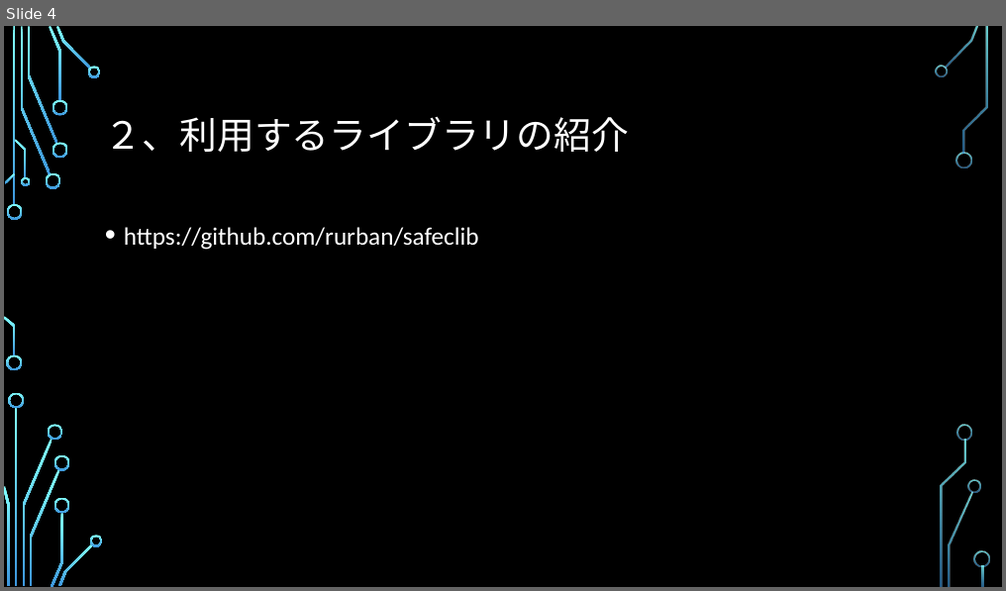
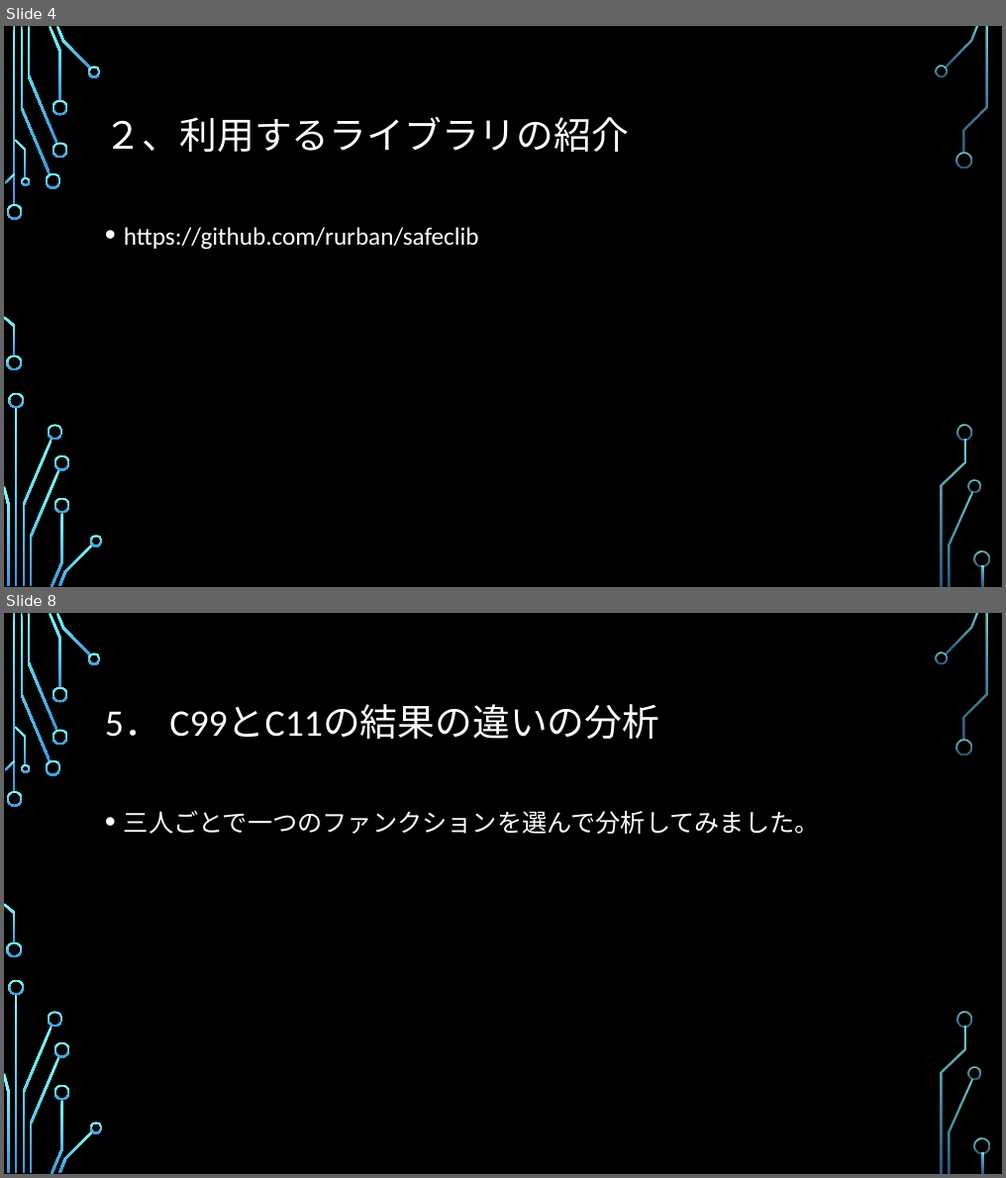
Before and after one commit to a1852rw/aiit_004_SecurePrograming, a slide deck: 003_documents/グループ２発表資料.pptx. Shown one above the other, each under a label of ours: slide 4 before the commit, slides 4 and 8 after it; the slides between them are not shown. The pictures are 1006x591 and 1006x1178 pixels, drawn with LibreOffice and Linux fonts; fonts in the diff are those of the drawing; background and template pictures are left out. Boxes give left, top, right and bottom in pixels: in the first picture for what was removed or moved away, otherwise in the second. Text is boxed around its words. In the diff, an @@ line names an element or a change of style, - is before the commit and + after.

```diff
--- a/003_documents/グループ２発表資料.pptx
+++ b/003_documents/グループ２発表資料.pptx
@@ slide 8 added at (x1=4, y1=613, x2=1002, y2=1174), background picture (left out); not listed: 36 template elements that a slide beside it also shows @@
@@ title added at (x1=105, y1=704, x2=659, y2=739), 36 pt, text #FFFFFF @@
+5． C99とC11の結果の違いの分析
@@ text added at (x1=124, y1=810, x2=820, y2=834), 24 pt, text #FFFFFF @@
+• 三人ごとで一つのファンクションを選んで分析してみました。
```
Also in this commit, not shown: 2 slides changed, 14 other slides added, 3 slides removed, 1 other file.
